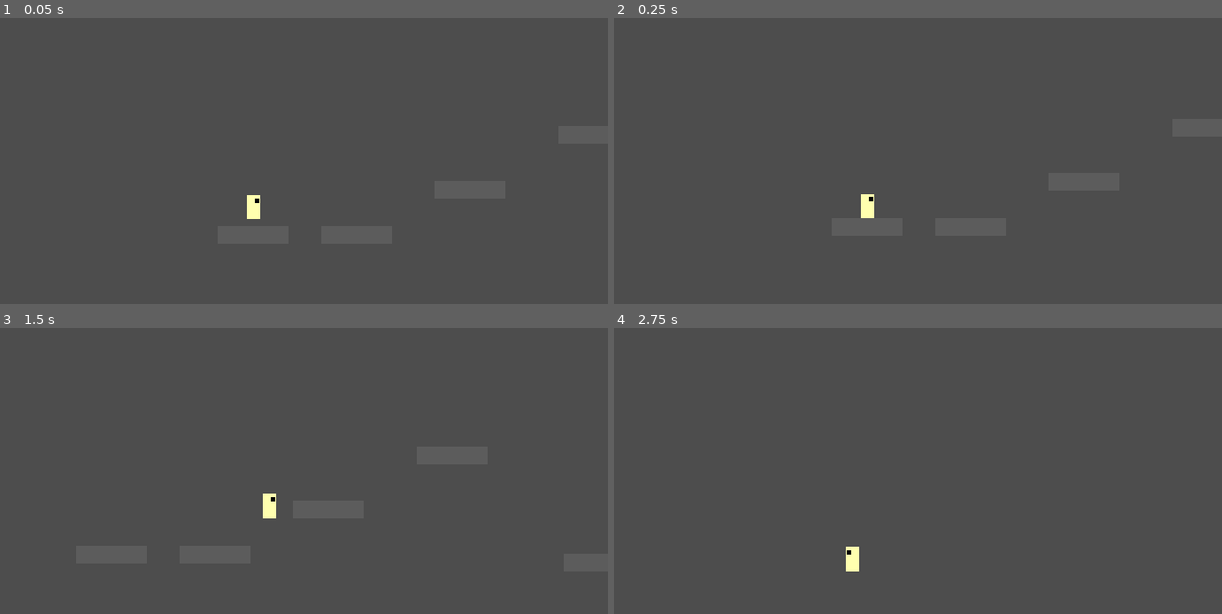
Above: before the commit, frames 1-4 (two rows, left to right).
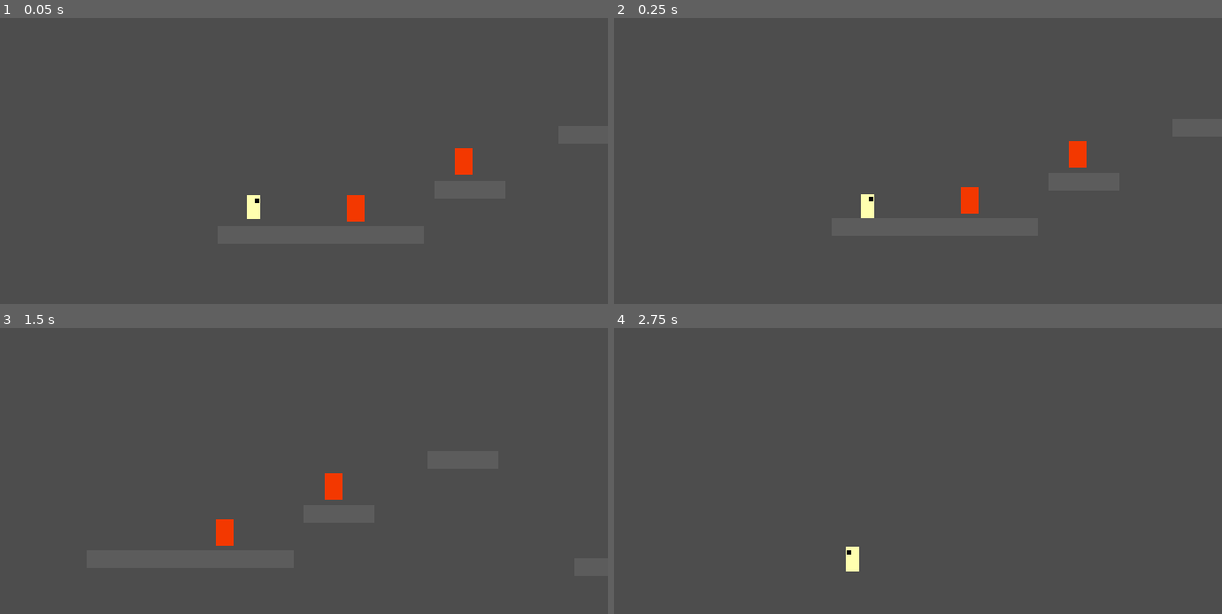
Above: after the commit, the same moments.

Repository: Jadelaawar42027/inferno-game-jam
Game: Godot game, scene res://scenes/levels/scene_1.tscn
Two runs of this game, one before a commit and one after it. Both use one fixed random seed, a clock stepped at 60 frames per second and the inputs below.
Inputs (mouse positions are in pixels of both pictures, inside the frame that each line leads up to):
- Up to frame 1 (0.05 s): no input
- Up to frame 2 (0.25 s): no input
- Up to frame 3 (1.5 s): tap Enter at 0.5 s; move the mouse to (407, 508) at 0.52 s; hold Space (jump) 0.53-1.28 s; hold D (move_right) from 0.53 s (still down); click (407, 508) at 0.6 s; move the mouse to (109, 548) at 1.27 s; tap Space (jump) at 1.35 s
- Up to frame 4 (2.75 s): tap Space (jump) at 1.52, 1.82 s; click (723, 548) at 1.55 s; move the mouse to (936, 439) at 2.02 s; release D (move_right) at 2.03 s; hold A (move_left) from 2.03 s (still down); hold Space (jump) from 2.03 s (still down); click (936, 439) at 2.1 s

The runs differ from the first frame. In frame 1, 0.5% of the frame differs, in the area x 57-78%, y 45-72%; in frame 2, 0.5%; in frame 3, 0.7%, in the area x 35-57%, y 50-77%; in frame 4, nothing differs.

Commit message:
Added hitbox hurtbox and healthsystem as well as implemented player combat system

Diff:
--- a/project.godot
+++ b/project.godot
@@ -59,6 +59,7 @@
 "deadzone": 0.2,
 "events": [Object(InputEventMouseButton,"resource_local_to_scene":false,"resource_name":"","device":-1,"window_id":0,"a …(253 unchanged characters)…
 , Object(InputEventKey,"resource_local_to_scene":false,"resource_name":"","device":-1,"window_id":0,"alt_pressed":false …(183 unchanged characters)…
+, Object(InputEventKey,"resource_local_to_scene":false,"resource_name":"","device":-1,"window_id":0,"alt_pressed":false,"shift_pressed":false,"ctrl_pressed":false,"meta_pressed":false,"pressed":false,"keycode":0,"physical_keycode":70,"key_label":0,"unicode":102,"location":0,"echo":false,"script":null)
 ]
 }
 throw={
@@ -90,6 +91,10 @@
 2d_render/layer_4="player_hitbox"
 2d_render/layer_5="enemy_hitbox"
 2d_render/layer_6="pickups"
+2d_render/layer_7="player_hurtbox"
+2d_render/layer_8="enemy_hurtbox"
+2d_render/layer_9="breakables"
+2d_render/layer_10="triggers"
 
 [physics]
 
--- /dev/null
+++ b/scenes/Components/health_component.tscn
@@ -0,0 +1,6 @@
+[gd_scene format=3 uid="uid://bc8hi61nfjm5p"]
+
+[ext_resource type="Script" uid="uid://drgsfpmi46m2h" path="res://scripts/Components/health_component.gd" id="1_8airj"]
+
+[node name="health_component" type="Node" unique_id=555885103]
+script = ExtResource("1_8airj")
--- /dev/null
+++ b/scenes/Components/hitbox.tscn
@@ -0,0 +1,19 @@
+[gd_scene format=3 uid="uid://bsxufnevdum76"]
+
+[ext_resource type="Script" uid="uid://og5uxvs56k3p" path="res://scripts/Components/hitbox.gd" id="1_0p3qw"]
+
+[sub_resource type="RectangleShape2D" id="RectangleShape2D_c44e2"]
+resource_local_to_scene = true
+size = Vector2(16, 16)
+
+[node name="Hitbox" type="Area2D" unique_id=1898026828]
+monitorable = false
+script = ExtResource("1_0p3qw")
+damage = null
+knowckback_force = null
+pogo_allowed = null
+persistent = null
+
+[node name="CollisionShape2D" type="CollisionShape2D" parent="." unique_id=612733107]
+shape = SubResource("RectangleShape2D_c44e2")
+disabled = true
--- /dev/null
+++ b/scenes/Components/hurtbox.tscn
@@ -0,0 +1,13 @@
+[gd_scene format=3 uid="uid://bvschcfxqd4kd"]
+
+[ext_resource type="Script" uid="uid://cxhylc5150e6" path="res://scripts/Components/hurtbox.gd" id="1_3tuf5"]
+
+[sub_resource type="RectangleShape2D" id="RectangleShape2D_80f48"]
+resource_local_to_scene = true
+
+[node name="Hurtbox" type="Area2D" unique_id=887145532]
+monitoring = false
+script = ExtResource("1_3tuf5")
+
+[node name="CollisionShape2D" type="CollisionShape2D" parent="." unique_id=1868882131]
+shape = SubResource("RectangleShape2D_80f48")
--- /dev/null
+++ b/scenes/Components/test_dummy.tscn
@@ -0,0 +1,61 @@
+[gd_scene format=3 uid="uid://cuc72ti0bomoo"]
+
+[ext_resource type="Script" uid="uid://d0slenu1c70qr" path="res://test_dummy.gd" id="1_jdgpn"]
+[ext_resource type="PackedScene" uid="uid://bvschcfxqd4kd" path="res://scenes/Components/hurtbox.tscn" id="2_q5m7h"]
+[ext_resource type="PackedScene" uid="uid://bsxufnevdum76" path="res://scenes/Components/hitbox.tscn" id="3_4k2qb"]
+[ext_resource type="PackedScene" uid="uid://bc8hi61nfjm5p" path="res://scenes/Components/health_component.tscn" id="4_arn6h"]
+
+[sub_resource type="RectangleShape2D" id="RectangleShape2D_80f48"]
+size = Vector2(16, 24)
+
+[sub_resource type="RectangleShape2D" id="RectangleShape2D_ge1kg"]
+resource_local_to_scene = true
+size = Vector2(16, 24)
+
+[sub_resource type="RectangleShape2D" id="RectangleShape2D_wrbtg"]
+resource_local_to_scene = true
+size = Vector2(14, 22)
+
+[node name="TestDummy" type="StaticBody2D" unique_id=1285509833]
+collision_layer = 4
+collision_mask = 0
+script = ExtResource("1_jdgpn")
+
+[node name="Body" type="ColorRect" parent="." unique_id=39970801]
+offset_left = -8.0
+offset_top = -24.0
+offset_right = 8.0
+mouse_filter = 2
+color = Color(0.9509724, 0.2197201, 1.92523e-07, 1)
+
+[node name="CollisionShape2D" type="CollisionShape2D" parent="." unique_id=117248926]
+position = Vector2(0, -12)
+shape = SubResource("RectangleShape2D_80f48")
+
+[node name="Hurtbox" parent="." unique_id=887145532 node_paths=PackedStringArray("health") instance=ExtResource("2_q5m7h")]
+collision_layer = 128
+collision_mask = 0
+health = NodePath("../health_component")
+
+[node name="CollisionShape2D" parent="Hurtbox" index="0" unique_id=1868882131]
+position = Vector2(0, -12)
+shape = SubResource("RectangleShape2D_ge1kg")
+
+[node name="ContactHitbox" parent="." unique_id=1898026828 instance=ExtResource("3_4k2qb")]
+visible = false
+collision_layer = 16
+collision_mask = 64
+damage = 1
+knowckback_force = 150.0
+pogo_allowed = false
+persistent = true
+
+[node name="CollisionShape2D" parent="ContactHitbox" index="0" unique_id=612733107]
+position = Vector2(0, -11)
+shape = SubResource("RectangleShape2D_wrbtg")
+
+[node name="health_component" parent="." unique_id=555885103 instance=ExtResource("4_arn6h")]
+max_health = 5
+
+[editable path="Hurtbox"]
+[editable path="ContactHitbox"]
--- a/scenes/levels/scene_1.tscn
+++ b/scenes/levels/scene_1.tscn
@@ -2,6 +2,7 @@
 
 [ext_resource type="PackedScene" uid="uid://deejvq1mv7666" path="res://scenes/player/player.tscn" id="1_e77pf"]
 [ext_resource type="PackedScene" uid="uid://cmxd0mu2gy1gr" path="res://scenes/player/platform.tscn" id="2_ake7g"]
+[ext_resource type="PackedScene" uid="uid://cuc72ti0bomoo" path="res://scenes/Components/test_dummy.tscn" id="3_ectdm"]
 
 [node name="TestArea" type="Node2D" unique_id=1130552543]
 
@@ -12,7 +13,10 @@
 position = Vector2(-1, 14)
 
 [node name="Platform2" parent="." unique_id=1256549350 instance=ExtResource("2_ake7g")]
-position = Vector2(93, 14)
+position = Vector2(63, 14)
+
+[node name="Platform6" parent="." unique_id=1541722420 instance=ExtResource("2_ake7g")]
+position = Vector2(122, 14)
 
 [node name="Platform3" parent="." unique_id=1678934641 instance=ExtResource("2_ake7g")]
 position = Vector2(195, -27)
@@ -22,3 +26,9 @@
 
 [node name="Platform5" parent="." unique_id=1585276328 instance=ExtResource("2_ake7g")]
 position = Vector2(440, 21)
+
+[node name="TestDummy" parent="." unique_id=1285509833 instance=ExtResource("3_ectdm")]
+position = Vector2(92, 2)
+
+[node name="TestDummy2" parent="." unique_id=751473398 instance=ExtResource("3_ectdm")]
+position = Vector2(190, -40)
--- a/scenes/player/player.tscn
+++ b/scenes/player/player.tscn
@@ -1,13 +1,35 @@
 [gd_scene format=3 uid="uid://deejvq1mv7666"]
 
 [ext_resource type="Script" uid="uid://bbnn5ew4afvmn" path="res://scripts/player/player.gd" id="1_8afob"]
+[ext_resource type="PackedScene" uid="uid://bc8hi61nfjm5p" path="res://scenes/Components/health_component.tscn" id="2_lvxji"]
+[ext_resource type="PackedScene" uid="uid://bvschcfxqd4kd" path="res://scenes/Components/hurtbox.tscn" id="3_p47bc"]
+[ext_resource type="PackedScene" uid="uid://bsxufnevdum76" path="res://scenes/Components/hitbox.tscn" id="4_75vfm"]
 
 [sub_resource type="RectangleShape2D" id="RectangleShape2D_docu8"]
 size = Vector2(12, 22)
 
+[sub_resource type="RectangleShape2D" id="RectangleShape2D_lvxji"]
+resource_local_to_scene = true
+size = Vector2(10, 20)
+
+[sub_resource type="RectangleShape2D" id="RectangleShape2D_p47bc"]
+resource_local_to_scene = true
+size = Vector2(26, 16)
+
+[sub_resource type="RectangleShape2D" id="RectangleShape2D_75vfm"]
+resource_local_to_scene = true
+size = Vector2(20, 24)
+
+[sub_resource type="RectangleShape2D" id="RectangleShape2D_0owmy"]
+resource_local_to_scene = true
+size = Vector2(20, 22)
+
 [node name="Player" type="CharacterBody2D" unique_id=1407468611]
 collision_layer = 2
 script = ExtResource("1_8afob")
+
+[node name="health_component" parent="." unique_id=555885103 instance=ExtResource("2_lvxji")]
+max_health = 5
 
 [node name="CollisionShape2D" type="CollisionShape2D" parent="." unique_id=1261211899]
 position = Vector2(0, -11)
@@ -32,3 +54,44 @@
 [node name="Camera2D" type="Camera2D" parent="." unique_id=623591930]
 position_smoothing_enabled = true
 position_smoothing_speed = 9.0
+
+[node name="Hurtbox" parent="." unique_id=887145532 node_paths=PackedStringArray("health") instance=ExtResource("3_p47bc")]
+collision_layer = 64
+collision_mask = 0
+health = NodePath("../health_component")
+
+[node name="CollisionShape2D" parent="Hurtbox" index="0" unique_id=1868882131]
+position = Vector2(0, -10)
+shape = SubResource("RectangleShape2D_lvxji")
+
+[node name="Attacks" type="Node2D" parent="." unique_id=804652063]
+
+[node name="SideSlash" parent="Attacks" unique_id=1898026828 instance=ExtResource("4_75vfm")]
+position = Vector2(19, -11)
+collision_layer = 8
+collision_mask = 384
+
+[node name="CollisionShape2D" parent="Attacks/SideSlash" index="0" unique_id=612733107]
+shape = SubResource("RectangleShape2D_p47bc")
+
+[node name="UpSlash" parent="Attacks" unique_id=2052691650 instance=ExtResource("4_75vfm")]
+position = Vector2(0, -34)
+collision_layer = 8
+collision_mask = 384
+
+[node name="CollisionShape2D" parent="Attacks/UpSlash" index="0" unique_id=612733107]
+shape = SubResource("RectangleShape2D_75vfm")
+
+[node name="DownSlash" parent="Attacks" unique_id=614013444 instance=ExtResource("4_75vfm")]
+position = Vector2(0, 11)
+collision_layer = 8
+collision_mask = 384
+pogo_allowed = true
+
+[node name="CollisionShape2D" parent="Attacks/DownSlash" index="0" unique_id=612733107]
+shape = SubResource("RectangleShape2D_0owmy")
+
+[editable path="Hurtbox"]
+[editable path="Attacks/SideSlash"]
+[editable path="Attacks/UpSlash"]
+[editable path="Attacks/DownSlash"]
--- /dev/null
+++ b/scripts/Components/health_component.gd
@@ -0,0 +1,38 @@
+extends Node
+
+class_name HealthComponent
+
+@export var max_health :int
+
+var current_health := 0
+
+# Signals
+signal health_changed(current_health, max_health)
+signal damaged(amount)
+signal died
+
+func take_damage(amount):
+	current_health -= amount
+	if current_health <= 0:
+		current_health = 0
+		died.emit()
+	damaged.emit(amount)
+	health_changed.emit(current_health, max_health)
+
+func heal(amount):
+	current_health += amount
+	if current_health >= max_health:
+		current_health = max_health
+	health_changed.emit(current_health, max_health)
+
+# Called when the node enters the scene tree for the first time.
+func _ready() -> void:
+	current_health = max_health
+
+func reset()->void:
+	current_health = max_health
+	health_changed.emit(current_health, max_health)
+
+# Called every frame. 'delta' is the elapsed time since the previous frame.
+func _process(delta: float) -> void:
+	pass
--- /dev/null
+++ b/scripts/Components/hitbox.gd
@@ -0,0 +1,45 @@
+extends Area2D
+
+class_name Hitbox
+
+@onready var shape: CollisionShape2D = $CollisionShape2D
+
+@export var damage := 1
+@export var knowckback_force := 150.0
+@export var pogo_allowed := false
+@export var persistent := false
+
+signal hit_landed(hurtbox: Hurtbox)
+
+var active := false
+var already_hit : Array[Hurtbox] = []
+
+func activate():
+	already_hit.clear()
+	active = true
+	shape.set_deferred("disabled", false)
+
+func deactivate():
+	active = false
+	shape.set_deferred("disabled", true)
+
+# Called when the node enters the scene tree for the first time.
+func _ready() -> void:
+	if persistent:
+		activate()
+
+func _physics_process(_delta: float) -> void:
+	if not active:
+		return
+	for area in get_overlapping_areas():
+		if not area is Hurtbox: continue
+		if already_hit.has(area): continue
+		if area.receive_hit(self):
+			if not persistent:
+				already_hit.append(area)
+				hit_landed.emit(area)
+
+
+# Called every frame. 'delta' is the elapsed time since the previous frame.
+func _process(delta: float) -> void:
+	pass
--- /dev/null
+++ b/scripts/Components/hurtbox.gd
@@ -0,0 +1,26 @@
+extends Area2D
+
+class_name Hurtbox
+
+signal hurt(hitbox: Hitbox)
+
+@export var health : HealthComponent
+
+var invulnerable := false
+
+func receive_hit(hitbox: Hitbox)-> bool:
+	if invulnerable:
+		return false
+	health.take_damage(hitbox.damage)
+	hurt.emit(hitbox)
+	return true
+
+
+# Called when the node enters the scene tree for the first time.
+func _ready() -> void:
+	pass # Replace with function body.
+
+
+# Called every frame. 'delta' is the elapsed time since the previous frame.
+func _process(delta: float) -> void:
+	pass
--- a/scripts/player/player.gd
+++ b/scripts/player/player.gd
@@ -14,11 +14,59 @@
 @export var coyote_time :float = 0.1
 @export var jump_buffer_time :float = 0.1
 
+@export_group("Combat")
+@export var attack_cooldown: float = 0.35
+@export var attack_active_time: float = 0.1
+@export var recoil_speed: float = 120.0
+@export var recoil_time: float = 0.08
+@export var pogo_velocity: float = -300.0
+@export var hurt_knockback := Vector2(180, -150)
+@export var invincibility_time: float = 1.0
+@export var hurt_control_lock: float = 0.2
+
+@onready var side_slash: Hitbox = $Attacks/SideSlash
+@onready var up_slash: Hitbox = $Attacks/UpSlash
+@onready var down_slash: Hitbox = $Attacks/DownSlash
+
+@onready var hurtbox: Hurtbox = $Hurtbox
+@onready var health: HealthComponent = $health_component
+
+@onready var camera: Camera2D = $Camera2D
+
 var coyote_timer := 0.0
 var jump_buffer_timer := 0.0
 var facing := 1
 
+var attack_cooldown_timer := 0.0
+var attack_active_timer := 0.0
+var recoil_timer := 0.0
+var hurt_lock_timer := 0.0
+var invincibility_timer := 0.0
+var active_hitbox: Hitbox = null
+var shake_strength := 0.0
+
+func start_attack() -> void:
+	if Input.is_action_pressed("move_up"): active_hitbox = up_slash
+	elif Input.is_action_pressed("move_down") and not is_on_floor(): active_hitbox = down_slash
+	else:
+		active_hitbox = side_slash
+		side_slash.position.x = facing * 19
+	active_hitbox.activate()
+	attack_active_timer = attack_active_time
+	attack_cooldown_timer = attack_cooldown
+
+func end_attack() -> void:
+	if active_hitbox == null: return
+	active_hitbox.deactivate()
+	active_hitbox = null
+
 func _physics_process(delta: float) -> void:
+
+	attack_cooldown_timer -= delta
+	attack_active_timer -= delta
+	recoil_timer -= delta
+	hurt_lock_timer -= delta
+	invincibility_timer -= delta
 
 	if is_on_floor():
 		coyote_timer = coyote_time
@@ -36,19 +84,83 @@
 		velocity.y += fall_gravity * delta
 		velocity.y = minf(velocity.y, max_fall_speed)
 
-	var direction = signf(Input.get_axis("move_left", "move_right"))
-	velocity.x = run_speed * direction
+	var direction: float = signf(Input.get_axis("move_left", "move_right"))
+	if hurt_lock_timer > 0:
+		pass
+	elif recoil_timer > 0:
+		velocity.x = -facing * recoil_speed
+	else:
+		velocity.x = run_speed * direction
 
-	if jump_buffer_timer > 0 and coyote_timer > 0:
-		velocity.y = jump_velocity
-		jump_buffer_timer = 0
-		coyote_timer = 0
+	if hurt_lock_timer <= 0:
+		if jump_buffer_timer > 0 and coyote_timer > 0:
+			velocity.y = jump_velocity
+			jump_buffer_timer = 0
+			coyote_timer = 0
 
-	if Input.is_action_just_released("jump") and velocity.y < 0:
-		velocity.y *= jump_cut_multiplier
+		if Input.is_action_just_released("jump") and velocity.y < 0:
+			velocity.y *= jump_cut_multiplier
+
+	if Input.is_action_just_pressed("attack") and attack_cooldown_timer <= 0 and hurt_lock_timer <= 0:
+		start_attack()
+
+	if active_hitbox != null and attack_active_timer <= 0:
+		end_attack()
 
 	move_and_slide()
 
-	if direction != 0:
+	if direction != 0 and hurt_lock_timer <= 0:
 		facing = int(direction)
 		visual.scale.x = facing
+
+	if invincibility_timer > 0:
+		visual.visible = int(invincibility_timer * 10) % 2 == 0
+	elif hurtbox.invulnerable:
+		visual.visible = true
+		hurtbox.invulnerable = false
+
+func _on_slash_hit(_hurtbox: Hurtbox, slash: Hitbox)->void:
+	if slash == down_slash: velocity.y = pogo_velocity
+	elif slash == side_slash: recoil_timer = recoil_time
+	hit_stop(0.05)
+	shake(2.0)
+
+func _on_hurt(hitbox: Hitbox) ->void:
+	if health.current_health <= 0: return
+	var dir := signf(global_position.x - hitbox.global_position.x)
+	if dir == 0: dir = -facing
+	velocity = Vector2(dir * hurt_knockback.x, hurt_knockback.y)
+	hurt_lock_timer = hurt_control_lock
+	invincibility_timer = invincibility_time
+	hurtbox.invulnerable = true
+	end_attack()
+	hit_stop(0.1)
+	shake(5.0)
+
+func _on_died() ->void:
+	print("Dead")
+	Engine.time_scale = 1.0
+	get_tree().reload_current_scene.call_deferred()
+
+func hit_stop(duration: float) ->void:
+	Engine.time_scale = 0.05
+	await get_tree().create_timer(duration, true, false, true).timeout
+	Engine.time_scale = 1.0
+
+func shake(strength: float)->void:
+	shake_strength = maxf(shake_strength, strength)
+
+func _process(delta: float) -> void:
+	if shake_strength > 0:
+		camera.offset = Vector2(randf_range(-1, 1), randf_range(-1, 1)) * shake_strength
+		shake_strength = move_toward(shake_strength, 0.0, 30.0 * delta)
+	else:
+		camera.offset = Vector2.ZERO
+
+func _ready() -> void:
+	Engine.time_scale = 1.0
+	side_slash.hit_landed.connect(_on_slash_hit.bind(side_slash))
+	up_slash.hit_landed.connect(_on_slash_hit.bind(up_slash))
+	down_slash.hit_landed.connect(_on_slash_hit.bind(down_slash))
+	hurtbox.hurt.connect(_on_hurt)
+	health.died.connect(_on_died)
--- /dev/null
+++ b/test_dummy.gd
@@ -0,0 +1,34 @@
+extends StaticBody2D
+
+@onready var body: ColorRect = $Body
+@onready var hurtbox: Hurtbox = $Hurtbox
+@onready var contact: Hitbox = $ContactHitbox
+@onready var health: HealthComponent = $health_component
+
+const BASE_COLOR := Color.RED
+
+func _on_hurt():
+	body.color = Color.WHITE
+	var tween := create_tween()
+	tween.tween_property(body, "color", BASE_COLOR, 0.12)
+	print("dummy hp: ", health.current_health)
+
+func _on_died():
+	hide()
+	hurtbox.set_deferred("monitorable", false)
+	contact.deactivate()
+	await get_tree().create_timer(2.0).timeout
+	health.reset()
+	show()
+	hurtbox.set_deferred("monitorable", true)
+	contact.activate()
+
+# Called when the node enters the scene tree for the first time.
+func _ready() -> void:
+	hurtbox.hurt.connect(_on_hurt)
+	health.died.connect(_on_died)
+
+
+# Called every frame. 'delta' is the elapsed time since the previous frame.
+func _process(delta: float) -> void:
+	pass
Not shown, added: scripts/Components/health_component.gd.uid
Not shown, added: scripts/Components/hitbox.gd.uid
Not shown, added: scripts/Components/hurtbox.gd.uid
Not shown, added: test_dummy.gd.uid
